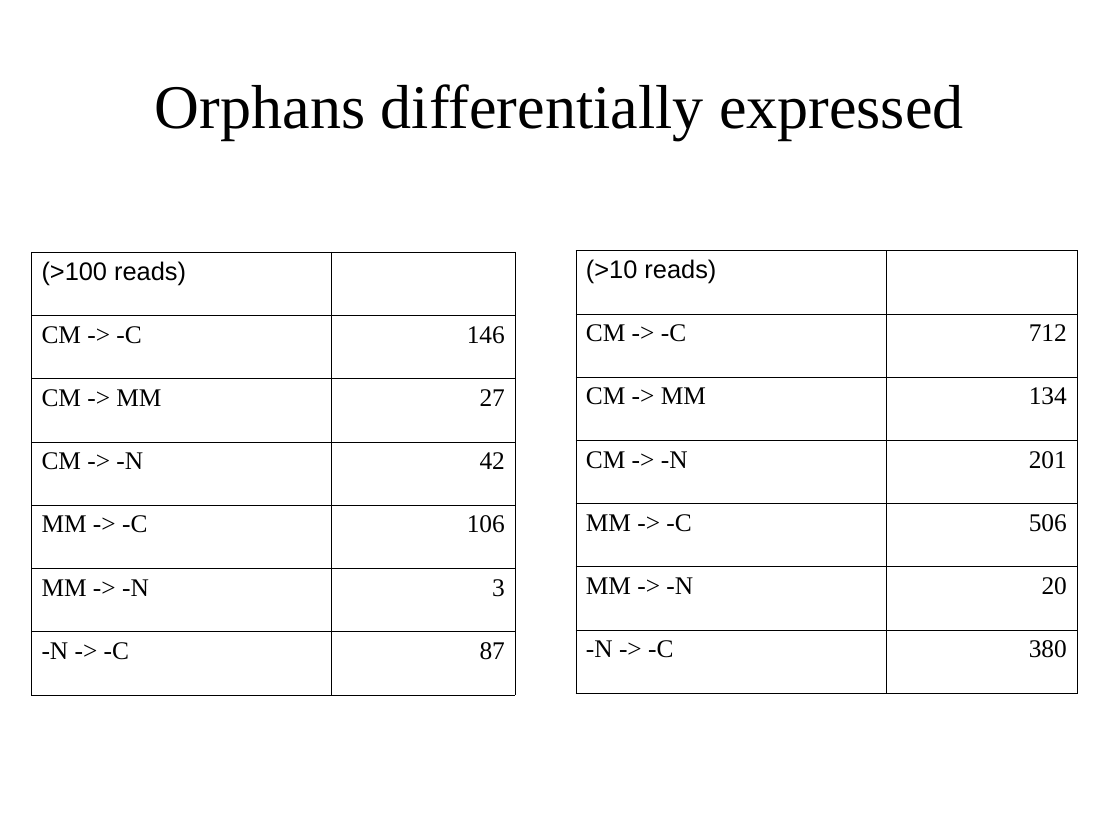
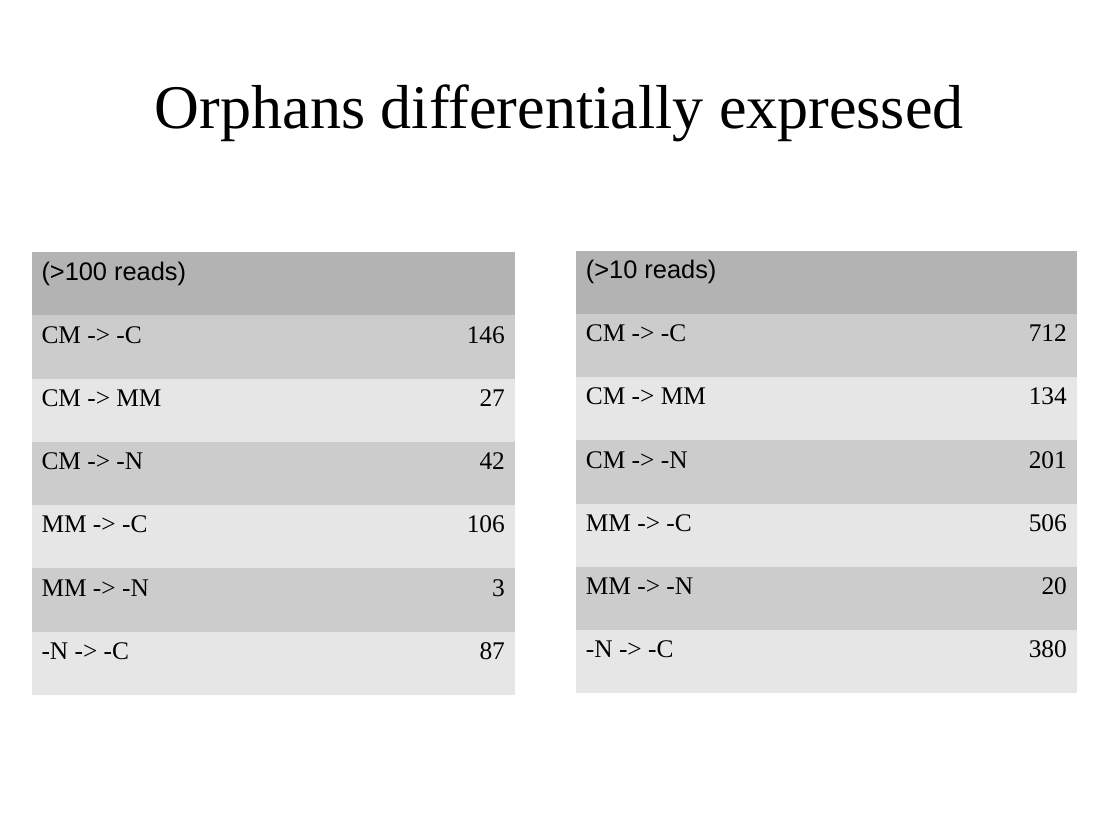
Before and after one commit to wilkinsonlab/m-oryzae-polya, a slide deck: slide 19 of doc/oryzae_presentation.odp. Drawn at 1120x840 pixels with LibreOffice and Linux fonts; fonts in the diff are those of the drawing. Boxes give left, top, right and bottom in pixels: in the first picture for what was removed or moved away, otherwise in the second. Text is boxed around its words. In the diff, an @@ line names an element or a change of style, - is before the commit and + after.

```diff
--- a/doc/oryzae_presentation.odp
+++ b/doc/oryzae_presentation.odp
@@ table at box(32, 252, 515, 695) @@
@@ fill none to #B3B3B3 in row 1, column 1 @@
@@ fill none to #CCCCCC in 6 cells @@
@@ fill none to #E6E6E6 in 6 cells @@
@@ borders changed @@
@@ table at box(576, 251, 1077, 694) @@
@@ fill none to #B3B3B3 in row 1, column 1 @@
@@ fill none to #CCCCCC in 6 cells @@
@@ fill none to #E6E6E6 in 6 cells @@
@@ borders changed @@
```
Also in this commit, not shown: 11 other slides changed, 5 other files.
